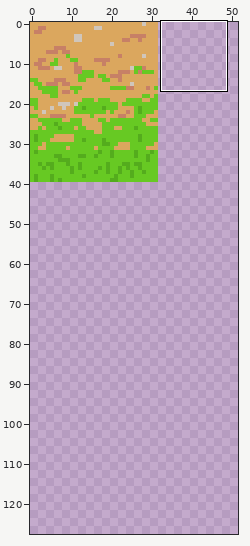
File history of a sprite sheet, Content/TilesetReal.png. Above: a wide view before the commit, with the close-up outlined.
Close-up. As it was:
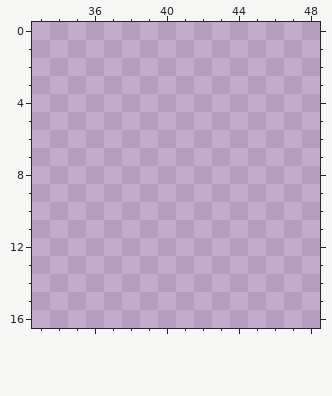
The file is 128x128 pixels. Shown: x 33..48, y 0..16. The wide view leaves out empty margins. The commit also changed other parts of the picture, which this record leaves out.
The result:
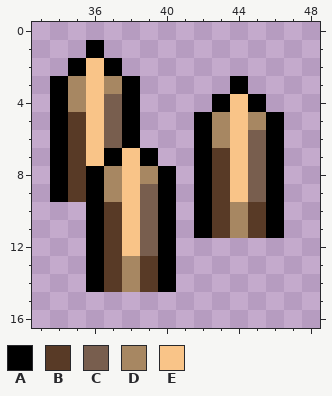
Palette (. is transparent): A #000000  B #583a26  C #785e4e  D #a78762  E #f9c488
The exact change:
{"y":1,"x":36,"old":".","new":"A"}
{"y":2,"x":35,"old":"...","new":"AEA"}
{"y":3,"x":34,"old":".....","new":"ADEDA"}
{"y":3,"x":44,"old":".","new":"A"}
{"y":4,"x":34,"old":".....","new":"ADECA"}
{"y":4,"x":43,"old":"...","new":"AEA"}
{"y":5,"x":34,"old":".....","new":"ABECA"}
{"y":5,"x":42,"old":".....","new":"ADEDA"}
{"y":6,"x":34,"old":".....","new":"ABECA"}
{"y":6,"x":42,"old":".....","new":"ADECA"}
{"y":7,"x":34,"old":"......","new":"ABEAEA"}
{"y":7,"x":42,"old":".....","new":"ABECA"}
{"y":8,"x":34,"old":".......","new":"ABADEDA"}
{"y":8,"x":42,"old":".....","new":"ABECA"}
{"y":9,"x":34,"old":".......","new":"ABADECA"}
{"y":9,"x":42,"old":".....","new":"ABECA"}
{"y":10,"x":36,"old":".....","new":"ABECA"}
{"y":10,"x":42,"old":".....","new":"ABDBA"}
{"y":11,"x":36,"old":".....","new":"ABECA"}
{"y":11,"x":42,"old":".....","new":"ABDBA"}
{"y":12,"x":36,"old":".....","new":"ABECA"}
{"y":13,"x":36,"old":".....","new":"ABDBA"}
{"y":14,"x":36,"old":".....","new":"ABDBA"}
{"label":"added","picture_box":[50,40,284,292]}
